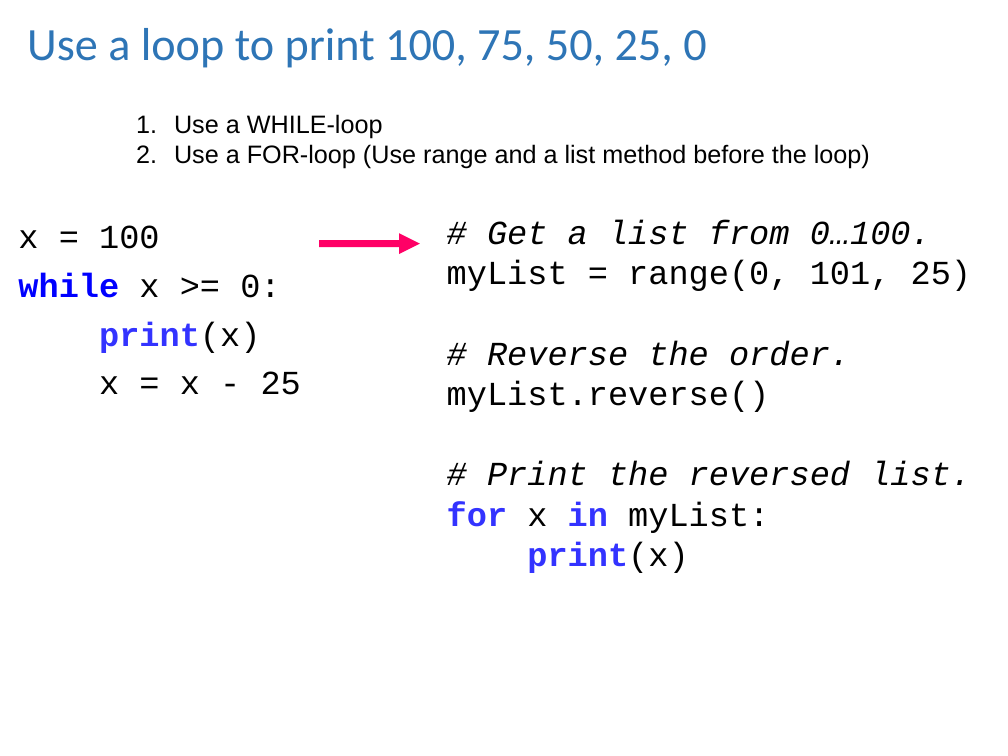
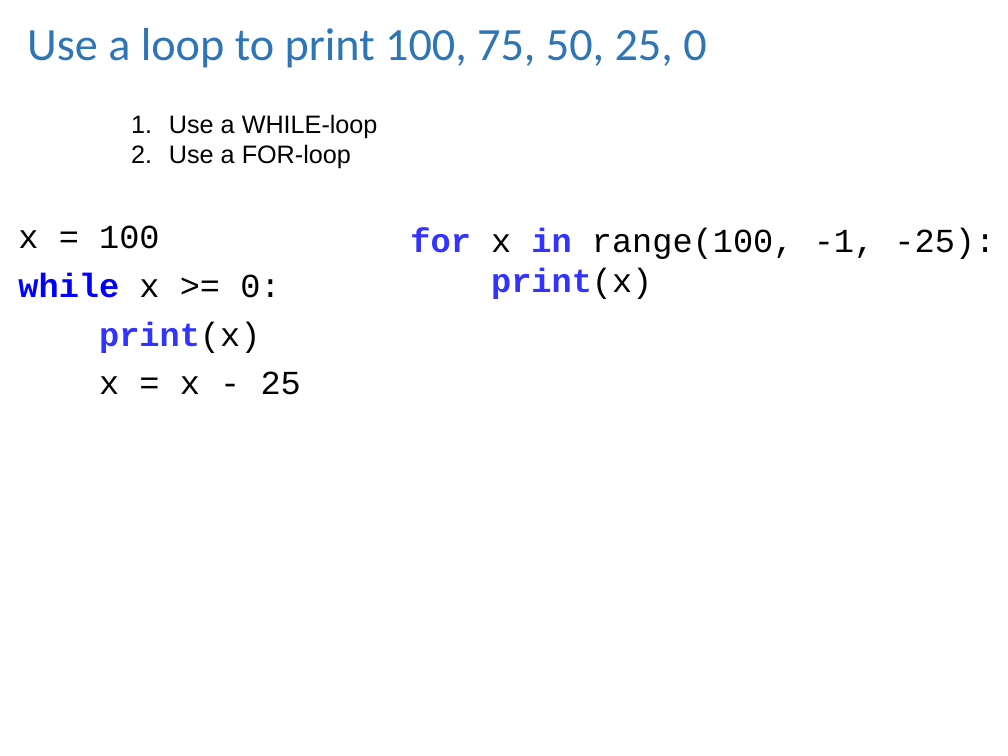
Before and after one commit to lgtateos/gis540, a slide deck: slide 5 of slides/batchProcessing.ppt. Drawn at 1008x756 pixels with LibreOffice and Linux fonts; fonts in the diff are those of the drawing. Boxes give left, top, right and bottom in pixels: in the first picture for what was removed or moved away, otherwise in the second. Text is boxed around its words. In the diff, an @@ line names an element or a change of style, - is before the commit and + after.

```diff
--- a/slides/batchProcessing.ppt
+++ b/slides/batchProcessing.ppt
@@ text at (169,144,351,169): text changed @@
-2. Use a FOR-loop (Use range and a list method before the loop)
+2. Use a FOR-loop
@@ text "for x in range(100, -1, ...": place and size @@
-text "for x in range(100, -1, ..." at (447,219,972,573)
+text "for x in range(100, -1, ..." at (410,227,995,299)
@@ text at (410,227,995,259): text changed; italic off @@
-# Get a list from 0…100.
-myList = range(0, 101, 25)
-# Reverse the order.
-myList.reverse()
-# Print the reversed list.
-for x in myList:
+for x in range(100, -1, -25):
@@ arrow removed from (320, 244) to (420, 244) @@
```
